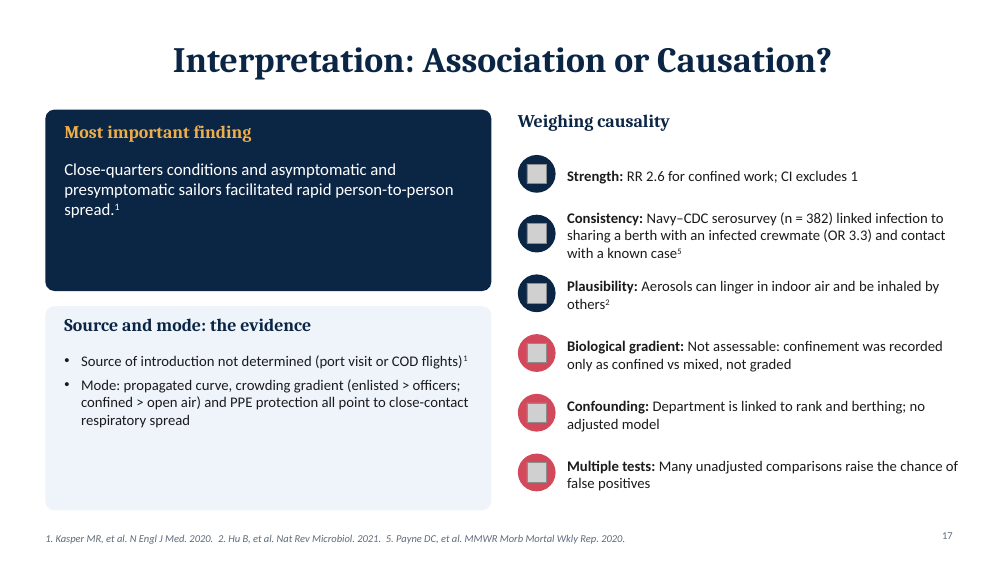
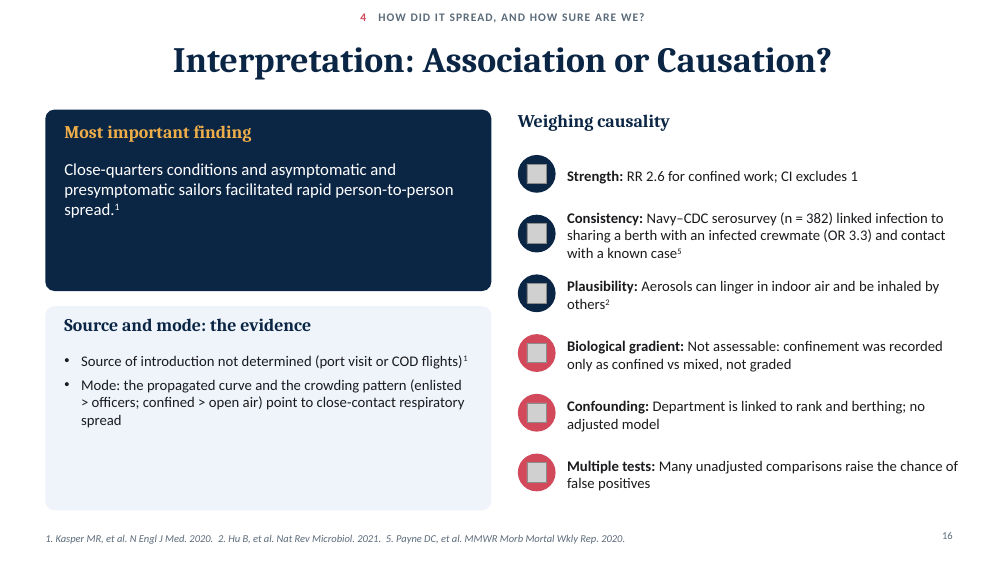
Before and after one commit to adebowa96/Research, a slide deck: slide 16 of Outbreak_of_the_Day/Covid19_Aircraft_Carrier_Outbreak.pptx (slide 17 before the commit). Drawn at 1008x567 pixels with LibreOffice and Linux fonts; fonts in the diff are those of the drawing; grey boxes stand for pictures. Boxes give left, top, right and bottom in pixels: in the first picture for what was removed or moved away, otherwise in the second. Text is boxed around its words. In the diff, an @@ line names an element or a change of style, - is before the commit and + after.

```diff
--- a/Outbreak_of_the_Day/Covid19_Aircraft_Carrier_Outbreak.pptx
+++ b/Outbreak_of_the_Day/Covid19_Aircraft_Carrier_Outbreak.pptx
@@ text added at (360,13,645,23), 11 pt, text #5C6B7A, bold @@
+4 HOW DID IT SPREAD, AND HOW SURE ARE WE?
@@ text at (81,379,464,428): text changed @@
-• Mode: propagated curve, crowding gradient (enlisted > officers; confined > open air) and PPE protection all point to close-contact respiratory spread
+• Mode: the propagated curve and the crowding pattern (enlisted > officers; confined > open air) point to close-contact respiratory spread
@@ page number at (942,532,953,539): text changed @@
-17
+16
```
Also in this commit, not shown: 18 other slides changed.
